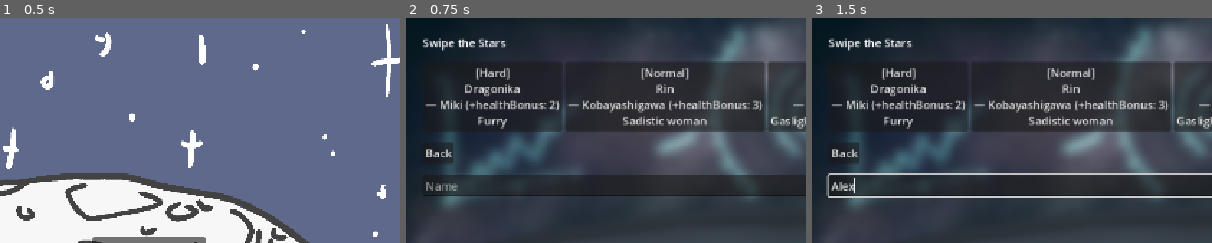
Above: before the commit, frames 1-3 (left to right).
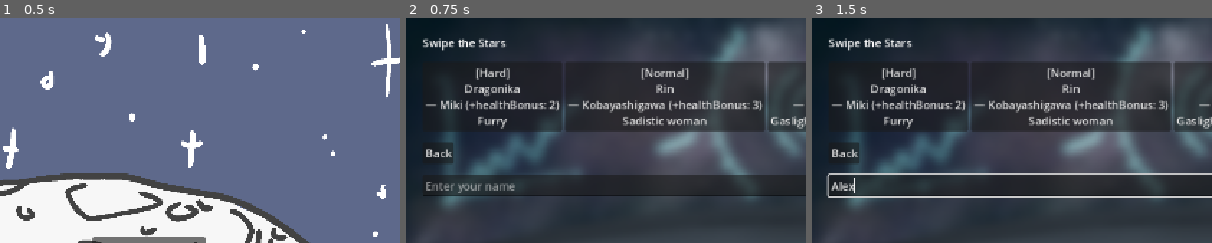
Above: after the commit, the same moments.

Repository: RobinPilt/UTGJ2025_c4
Game: Godot game, scene res://scenes/core/main.tscn
Two runs of this game, one before a commit and one after it. Both use one fixed random seed, a clock stepped at 60 frames per second and the inputs below. Sound files missing from this copy of the repository are replaced by a short silence.
Inputs (mouse positions are % of the whole screen's width and height, from its top left):
- Up to frame 1 (0.5 s): no input
- Up to frame 2 (0.75 s): click "Start" at 0.5 s
- Up to frame 3 (1.5 s): click (36, 37) at 1.27 s; type "Alex" at 1.35 s
The pictures show only the part of the screen within x 0-50%, y 0-50%; the shares and areas given below are measured in that part.

Frame 1 is identical in both runs. In frame 2, 0.5% of the frame differs, in the area x 5-28%, y 72-78%; in frame 3, nothing differs.

Commit message:
Last commit...

Diff:
--- a/koguja/scenes/ui/DatingApp.tscn
+++ b/koguja/scenes/ui/DatingApp.tscn
@@ -50,5 +50,5 @@
 
 [node name="PlayerName" type="LineEdit" parent="MarginContainer/VBoxContainer"]
 layout_mode = 2
-placeholder_text = "Name"
+placeholder_text = "Enter your name"
 max_length = 30
--- a/koguja/scenes/ui/Tutorial.gd
+++ b/koguja/scenes/ui/Tutorial.gd
@@ -22,7 +22,7 @@
 	# Create the RichTextLabel
 	text_label = RichTextLabel.new()
 	text_label.bbcode_enabled = false
-	text_label.text = "Find your ideal date, make it to their planet avoiding hazards and collecting enough hearts on the way. Marry them and disregard their feelings, divorcing to gain new surnames with unique powerups.\n\nMovement: W, A, S, D\n\nNavigation: Enter"
+	text_label.text = "Find your ideal date, make it to their planet avoiding hazards and collecting enough hearts on the way. Marry them and disregard their feelings, divorcing to gain new surnames with unique powerups.\n\nMovement: W, A, S, D\n\nNavigation: Enter \nPlease play this in fullscreen"
 	text_label.custom_minimum_size = Vector2(540, 200)
 	text_label.size_flags_horizontal = Control.SIZE_EXPAND_FILL
 	text_label.size_flags_vertical = Control.SIZE_EXPAND_FILL
Not shown: 1 places in koguja/scenes/ui/MainMenu.tscn that only renumber resources
